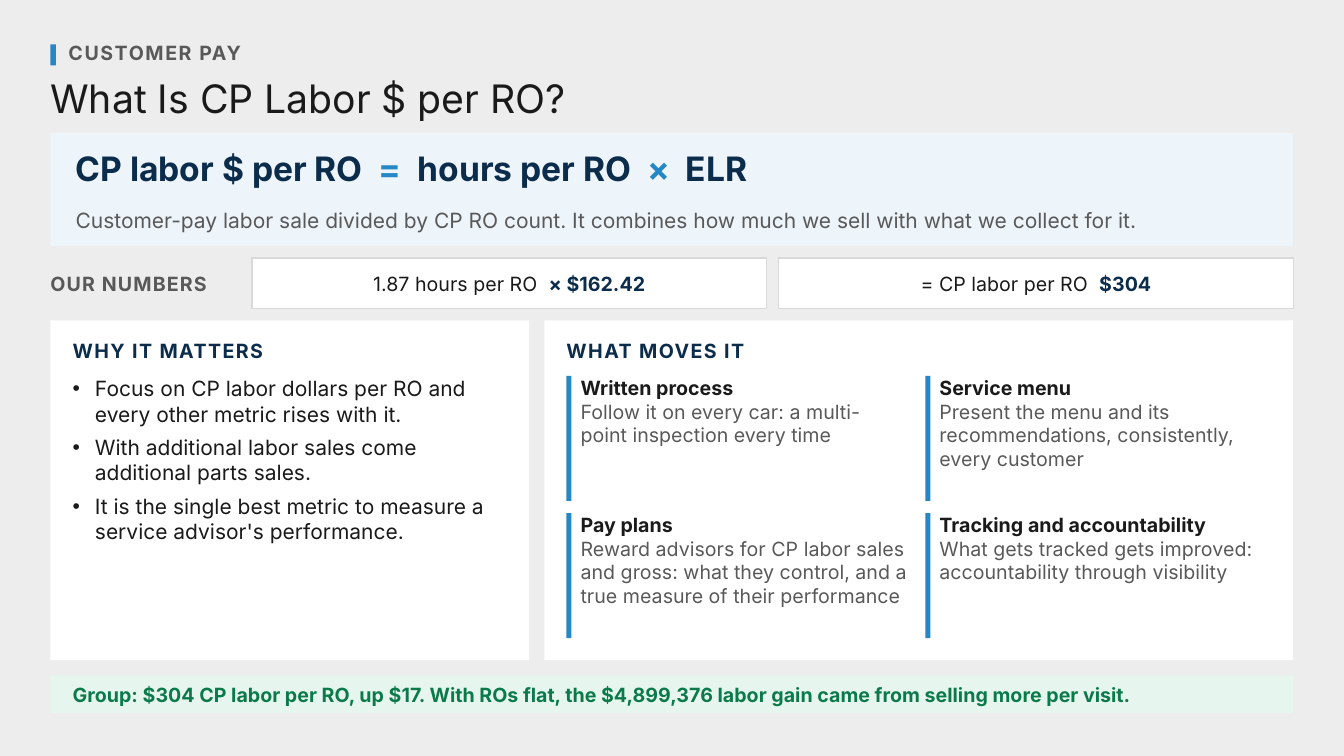
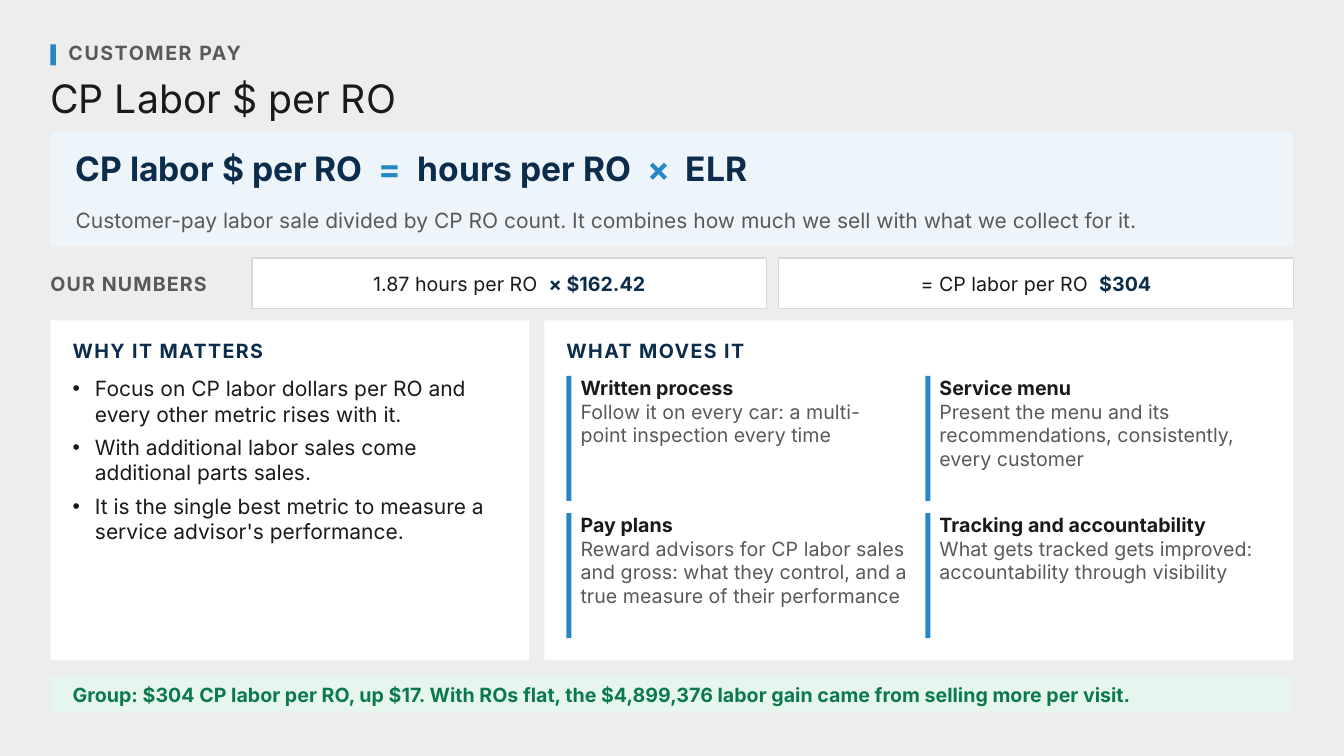
Before and after one commit to Ndresner/Noah, a slide deck: slide 71 of day2-deck/decks/Fixed Ops - Day 2 Example Test Deck.pptx. Drawn at 1344x756 pixels with LibreOffice and Linux fonts; fonts in the diff are those of the drawing. Boxes give left, top, right and bottom in pixels: in the first picture for what was removed or moved away, otherwise in the second. Text is boxed around its words. In the diff, an @@ line names an element or a change of style, - is before the commit and + after.

```diff
--- a/day2-deck/decks/Fixed Ops - Day 2 Example Test Deck.pptx
+++ b/day2-deck/decks/Fixed Ops - Day 2 Example Test Deck.pptx
@@ text at (50, 84, 396, 121): text changed @@
-What Is CP Labor $ per RO?
+CP Labor $ per RO
```
Also in this commit, not shown: 10 other slides changed, 9 other files.
